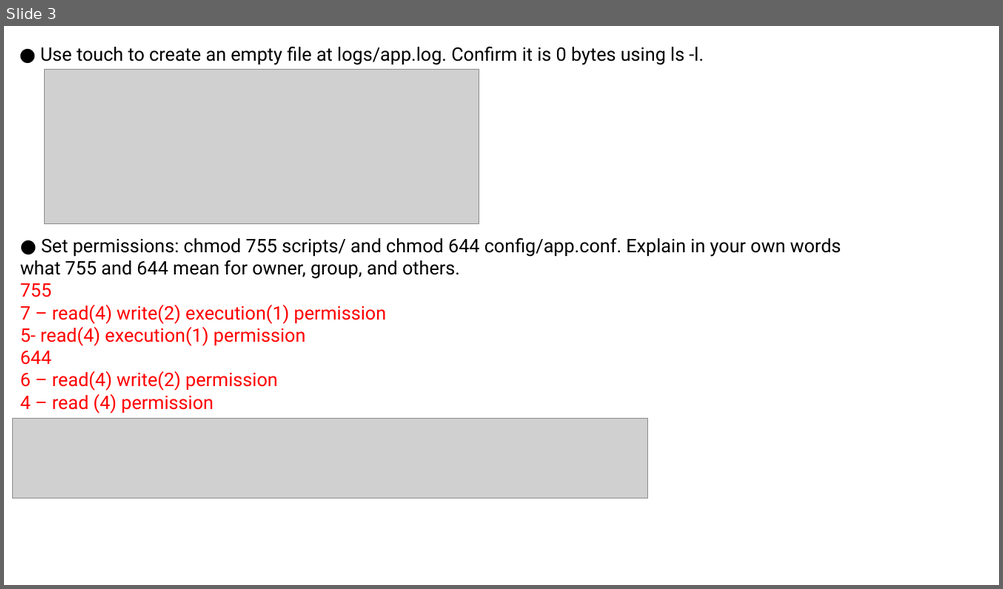
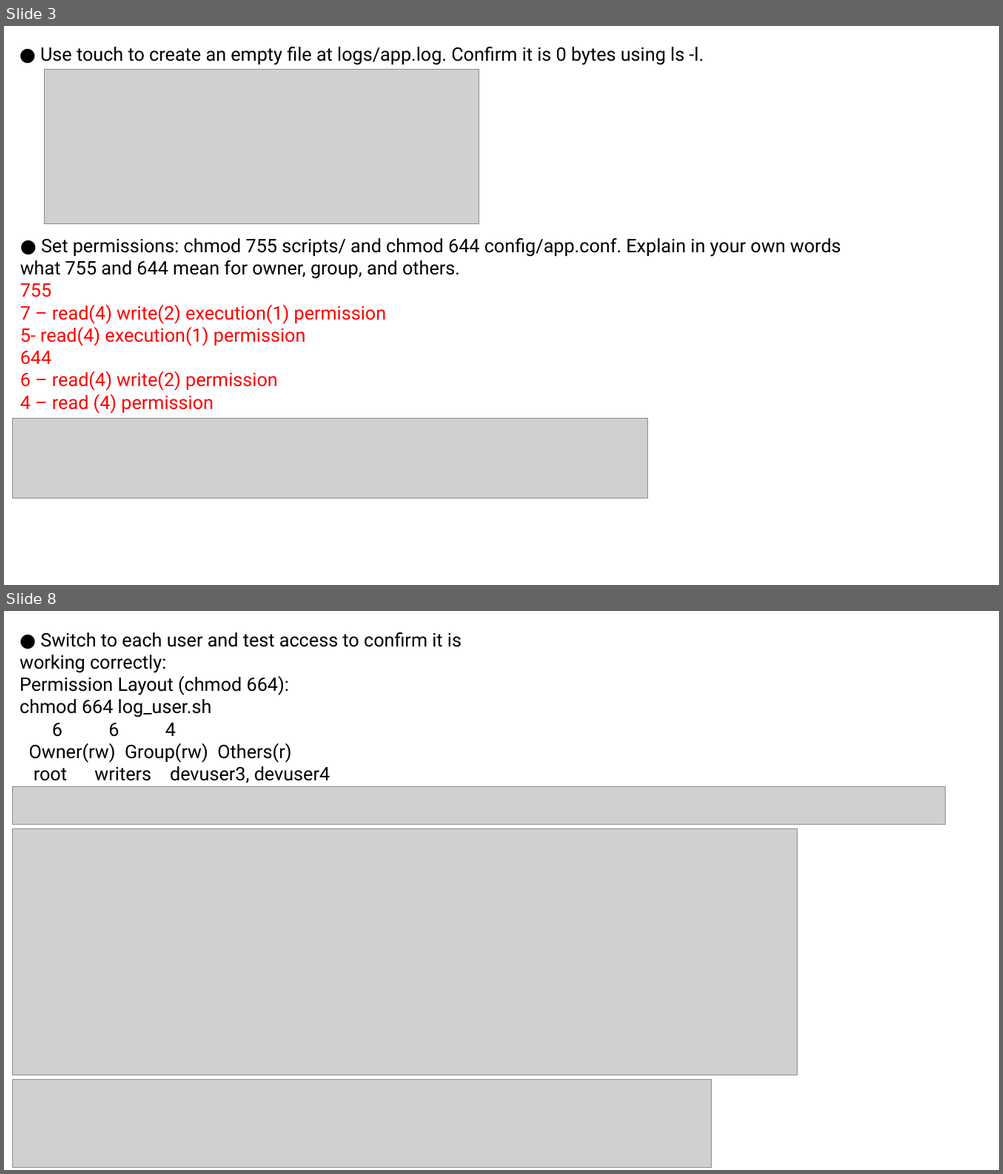
Before and after one commit to yuvarajHeroVired/-Testing-Linux-and-Server, a slide deck: Linux2.pptx. Shown one above the other, each under a label of ours: slide 3 before the commit, slides 3 and 8 after it; the slides between them are not shown. The pictures are 1003x589 and 1003x1174 pixels, drawn with LibreOffice and Linux fonts; fonts in the diff are those of the drawing; grey boxes stand for pictures. Boxes give left, top, right and bottom in pixels: in the first picture for what was removed or moved away, otherwise in the second. Text is boxed around its words. In the diff, an @@ line names an element or a change of style, - is before the commit and + after.

```diff
--- a/Linux2.pptx
+++ b/Linux2.pptx
@@ slide 8 added at <box>4,611,999,1170</box>, background #FFFFFF @@
@@ text added at <box>20,632,461,783</box>, 18 pt, text #000000 @@
+● Switch to each user and test access to confirm it is working correctly:
+Permission Layout (chmod 664):
+chmod 664 log_user.sh
+6 6 4
+Owner(rw) Group(rw) Others(r)
+root writers devuser3, devuser4
@@ picture added at <box>12,786,945,824</box> @@
@@ picture added at <box>12,829,797,1076</box> @@
@@ picture added at <box>12,1080,711,1168</box> @@
```
Also in this commit, not shown: 4 other slides added.
